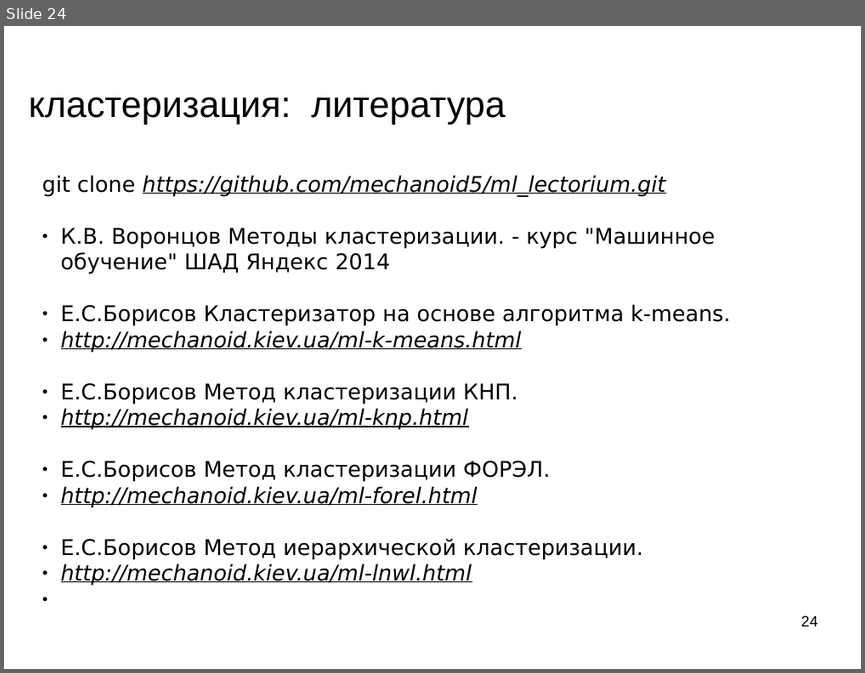
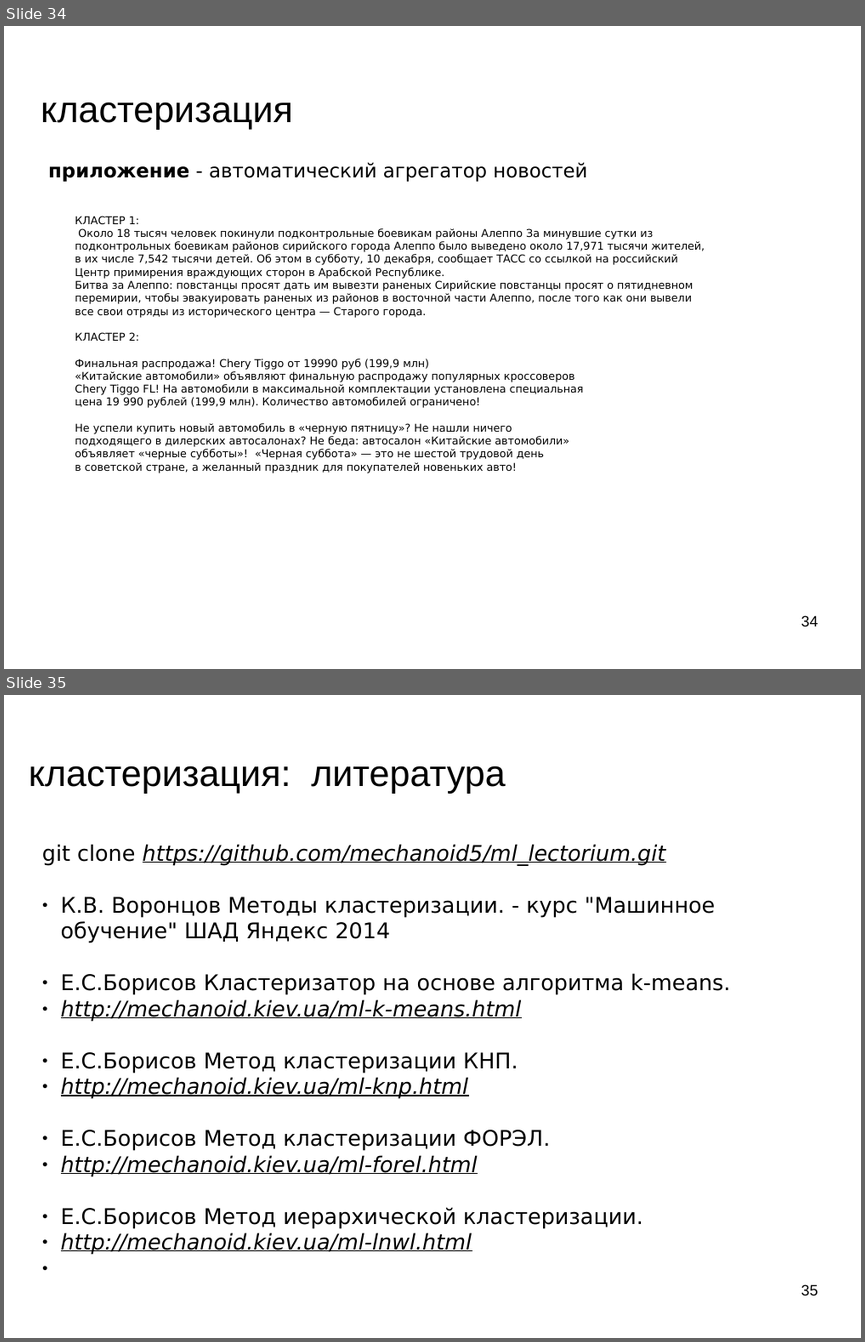
Before and after one commit to mechanoid5/ml_lectorium_legacy, a slide deck: 07-cluster.odp. Shown one above the other, each under a label of ours: slide 24 before the commit, slides 34 and 35 after it. The pictures are 865x673 and 865x1342 pixels, drawn with LibreOffice and Linux fonts; fonts in the diff are those of the drawing; background and template pictures are left out. Boxes give left, top, right and bottom in pixels: in the first picture for what was removed or moved away, otherwise in the second. Text is boxed around its words. In the diff, an @@ line names an element or a change of style, - is before the commit and + after.

```diff
--- a/07-cluster.odp
+++ b/07-cluster.odp
@@ slide 34 added at <box>4,26,861,669</box>, background picture (left out) @@
@@ title added at <box>41,102,293,130</box>, 33.9 pt, text #000000 @@
+кластеризация
@@ text added at <box>48,162,587,182</box>, 18 pt, text #000000 @@
+приложение - автоматический агрегатор новостей
@@ text added at <box>75,216,704,473</box>, 10 pt, text #000000 @@
+КЛАСТЕР 1:
+Около 18 тысяч человек покинули подконтрольные боевикам районы Алеппо За минувшие сутки из подконтрольных боевикам районов сирийского города Алеппо было выведено около 17,971 тысячи жителей, в их числе 7,542 тысячи детей. Об этом в субботу, 10 декабря, сообщает ТАСС со ссылкой на российский Центр примирения враждующих сторон в Арабской Республике.
+Битва за Алеппо: повстанцы просят дать им вывезти раненых Сирийские повстанцы просят о пятидневном перемирии, чтобы эвакуировать раненых из районов в восточной части Алеппо, после того как они вывели все свои отряды из исторического центра — Старого города.
+КЛАСТЕР 2:
+Финальная распродажа! Chery Tiggo от 19990 руб (199,9 млн)
+«Китайские автомобили» объявляют финальную распродажу популярных кроссоверов
+Chery Tiggo FL! На автомобили в максимальной комплектации установлена специальная
+цена 19 990 рублей (199,9 млн). Количество автомобилей ограничено!
+Не успели купить новый автомобиль в «черную пятницу»? Не нашли ничего
+подходящего в дилерских автосалонах? Не беда: автосалон «Китайские автомобили»
+объявляет «черные субботы»! «Черная суббота» — это не шестой трудовой день
+в советской стране, а желанный праздник для покупателей новеньких авто!
@@ page number added at <box>801,615,818,626</box>, 14 pt, text #000000 @@
+34
@@ what was slide 24 is now slide 35 @@
@@ page number at <box>801,1284,818,1295</box>: text changed @@
-24
+35
```
Also in this commit, not shown: 6 slides changed, 11 other slides added, 1 slide removed, 6 other files.
